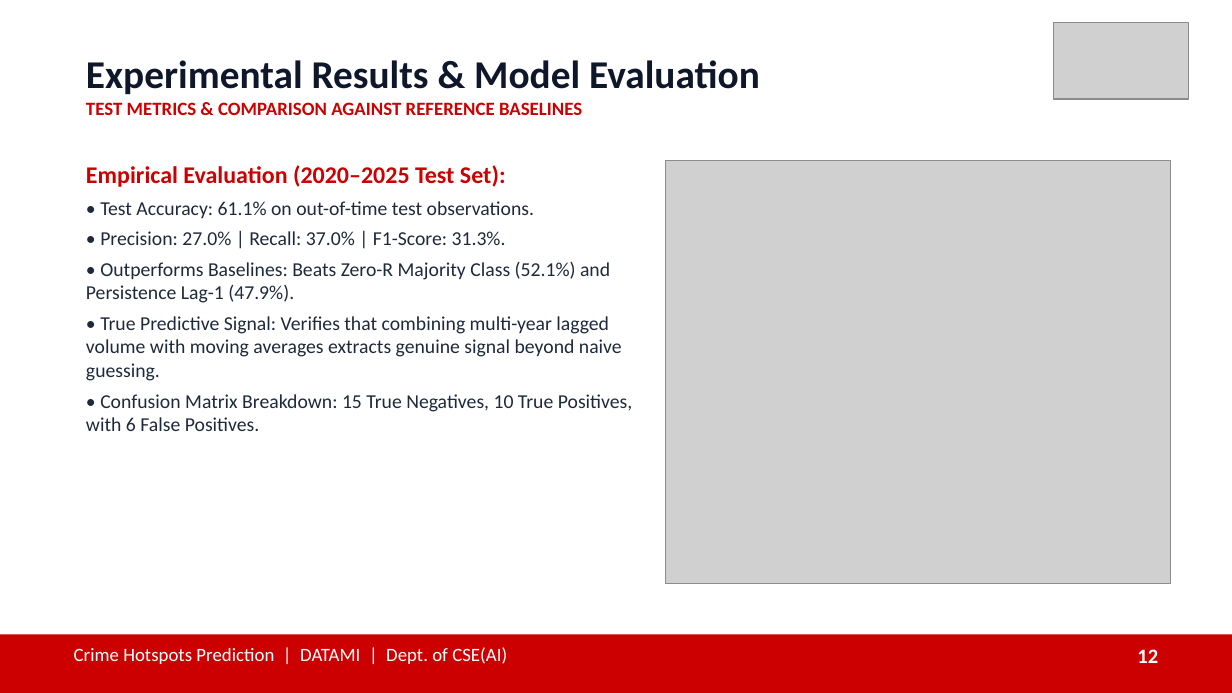
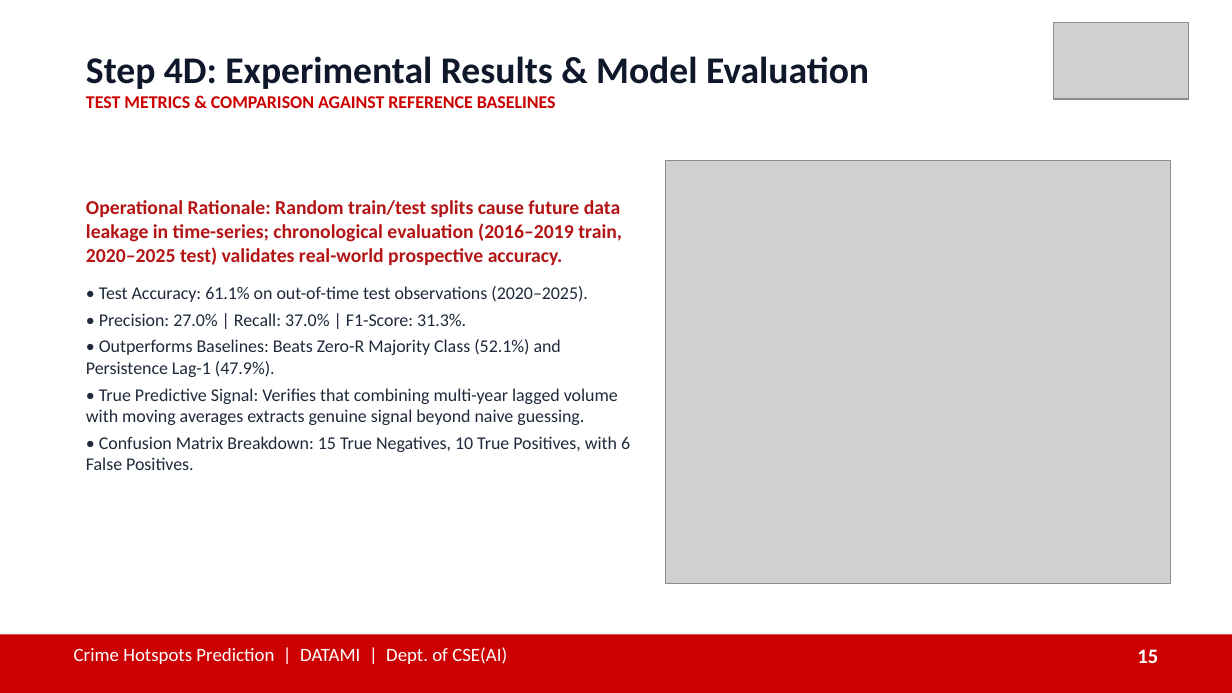
Before and after one commit to JVN321/DATAMI, a slide deck: slide 15 of presentation/Crime_Hotspots_Prediction_DATAMI.pptx (slide 12 before the commit). Drawn at 1232x693 pixels with LibreOffice and Linux fonts; fonts in the diff are those of the drawing; grey boxes stand for pictures. Boxes give left, top, right and bottom in pixels: in the first picture for what was removed or moved away, otherwise in the second. Text is boxed around its words. In the diff, an @@ line names an element or a change of style, - is before the commit and + after.

```diff
--- a/presentation/Crime_Hotspots_Prediction_DATAMI.pptx
+++ b/presentation/Crime_Hotspots_Prediction_DATAMI.pptx
@@ text at (86, 56, 869, 89): text changed; size 23 to 22 pt @@
-Experimental Results & Model Evaluation
+Step 4D: Experimental Results & Model Evaluation
@@ text at (86, 96, 556, 108): size 11 to 10.5 pt in "TEST METRICS & COMPARISON AGAINST REFERENCE BASELINES" @@
@@ text "Operational Rationale: Random train/test splits ...": place and size @@
-text "Operational Rationale: Random train/test splits ..." at (86, 165, 633, 431)
+text "Operational Rationale: Random train/test splits ..." at (86, 200, 630, 470)
@@ text at (86, 200, 622, 302): text changed; text colour #1E293B to #B41414; bold on @@
-Empirical Evaluation (2020–2025 Test Set):
-• Test Accuracy: 61.1% on out-of-time test observations.
+Operational Rationale: Random train/test splits cause future data leakage in time-series; chronological evaluation (2016–2019 train, 2020–2025 test) validates real-world prospective accuracy.
+• Test Accuracy: 61.1% on out-of-time test observations (2020–2025).
@@ text at (86, 313, 630, 470): size 11.5 to 10.5 pt in "• Precision: 27.0% | Recall: 37.0% | ...", "• Outperforms Baselines: Beats Zero-R Majority Class ...", "• True Predictive Signal: Verifies that combining ...", "• Confusion Matrix Breakdown: 15 True Negatives, ..."; less space between paragraphs @@
@@ text at (1137, 649, 1158, 663): text changed @@
-12
+15
```
Also in this commit, not shown: 15 other slides changed, 4 slides added, 1 slide removed, 25 other files.
